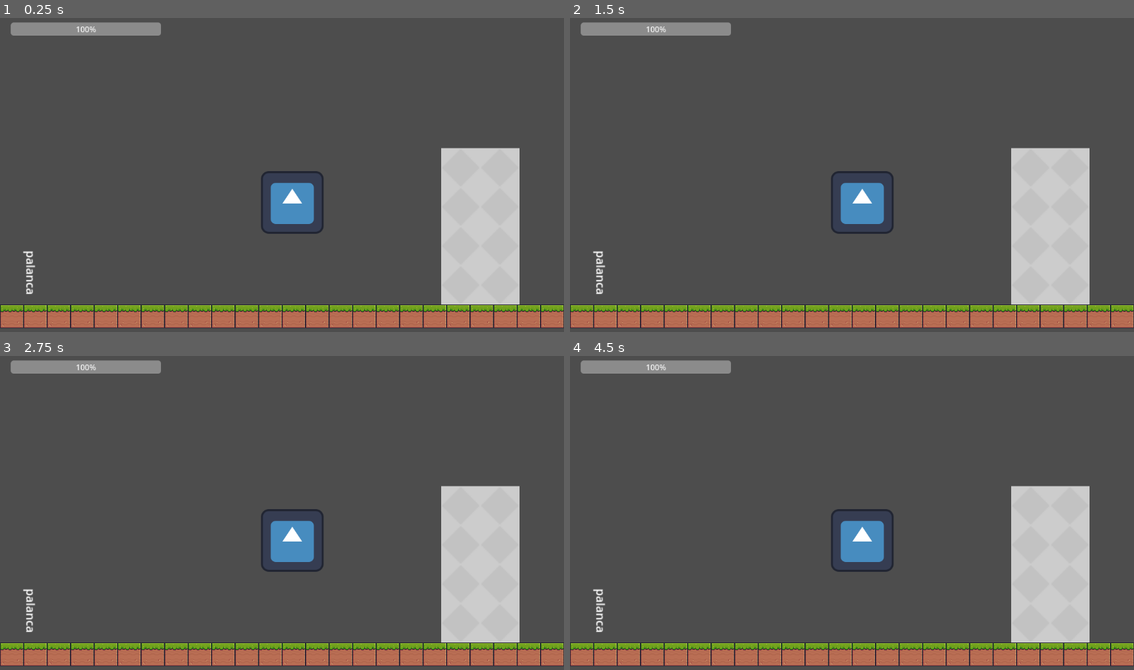
Above: before the commit, frames 1-4 (two rows, left to right).
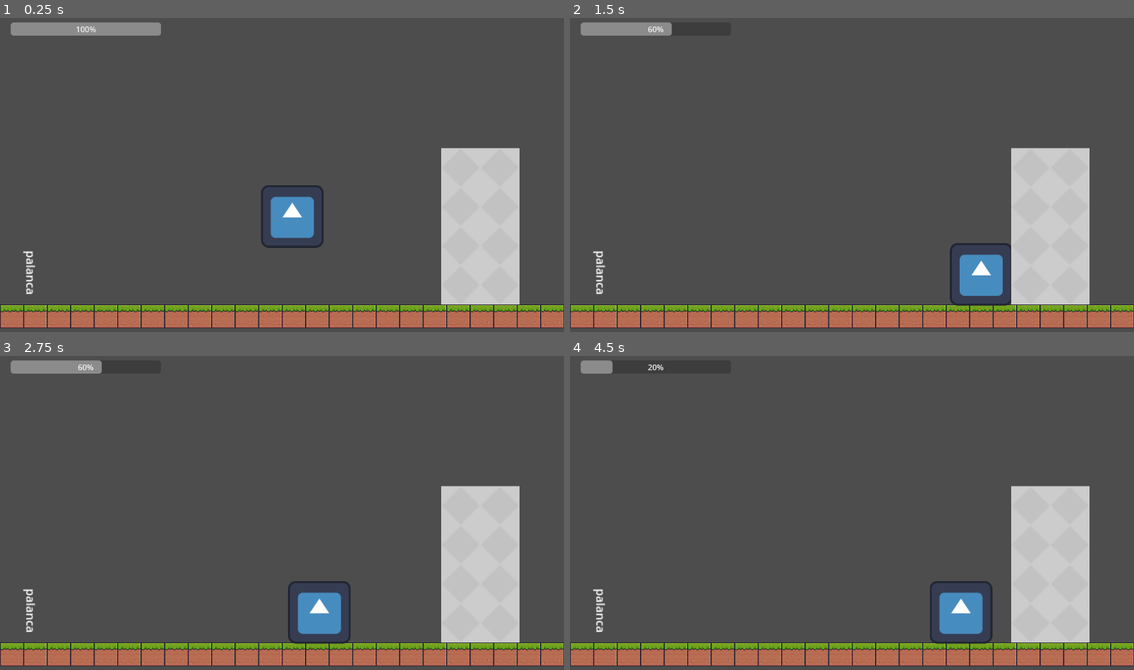
Above: after the commit, the same moments.

Repository: BrianGerardi/LaLuzYLaSombraGameJam
Game: Godot game, scene res://Escenas/nivel_probando_puertas.tscn
Same seed, same stepped clock (60 frames per second), same inputs: the game is played once before the commit and once after it. The project has no main scene, so this scene is started directly. The engine's default icon, where the game draws it, is replaced by a stand-in: a white triangle on a blue panel in a dark square.
Inputs:
- Up to frame 1 (0.25 s): no input
- Up to frame 2 (1.5 s): hold D (mover_derecha) from 0.53 s (still down); tap F (accion) at 0.6 s; tap Space (saltar) at 0.77 s; tap Shift (correr) at 1.35 s
- Up to frame 3 (2.75 s): tap Space (saltar) at 1.52 s; release D (mover_derecha) at 2.03 s; hold A (mover_izquierda) from 2.03 s (still down); tap F (accion) at 2.1 s
- Up to frame 4 (4.5 s): release A (mover_izquierda) at 2.78 s; hold D (mover_derecha) 2.78-4.28 s; tap Shift (correr) at 2.85, 4.35 s; tap Space (saltar) at 3.02, 3.77 s; tap F (accion) at 3.6 s; hold A (mover_izquierda) from 4.28 s (still down)

The runs differ from the first frame. In frame 1, 1.1% of the frame differs, in the area x 46-58%, y 48-74%; in frame 2, 3.0%; in frame 3, 3.1%; in frame 4, 3.5%, in the area x 7-75%, y 1-92%.
Error before the commit: Parse Error: Signal parameters cannot have a default value. (res://script)

Commit message:
fix
fix espacios

Diff:
--- a/Escenas/PlayerController.gd
+++ b/Escenas/PlayerController.gd
@@ -58,16 +58,16 @@
 	match numero :
 		1:
 			print("El jugador entro en el area de luz 1")
-      Global.restar_vida.emit(daño_recibido) #quito 5 de vida
+			Global.restar_vida.emit(daño_recibido) #quito 5 de vida
 		2:
 			print("El jugador entro en el area de luz 2")
-      Global.restar_vida.emit(daño_recibido) #quito 5 de vida
-		3:,
+			Global.restar_vida.emit(daño_recibido) #quito 5 de vida
+		3:
 			print("El jugador entro en el area de luz 3")
-      Global.restar_vida.emit(daño_recibido) #quito 5 de vida
+			Global.restar_vida.emit(daño_recibido) #quito 5 de vida
 		4:
 			print("El jugador entro en el area de luz 4")
-      Global.restar_vida.emit(daño_recibido) #quito 5 de vida
+			Global.restar_vida.emit(daño_recibido) #quito 5 de vida
 
 
 func jugador_salio_en_area_de_luz(numero : int):
--- a/script global/global.gd
+++ b/script global/global.gd
@@ -5,7 +5,7 @@
 
 signal usar_palanca_id(identificador : int)
 
-signal jugador_entro_en_area_de_luz_signal (numero : int, daño : int = 0)
+signal jugador_entro_en_area_de_luz_signal (numero : int, daño : int)
 #---------------------------------------------------
 signal jugador_salio_de_area_de_luz_signal (numero : int) #el numero es el nivel de daño
 
